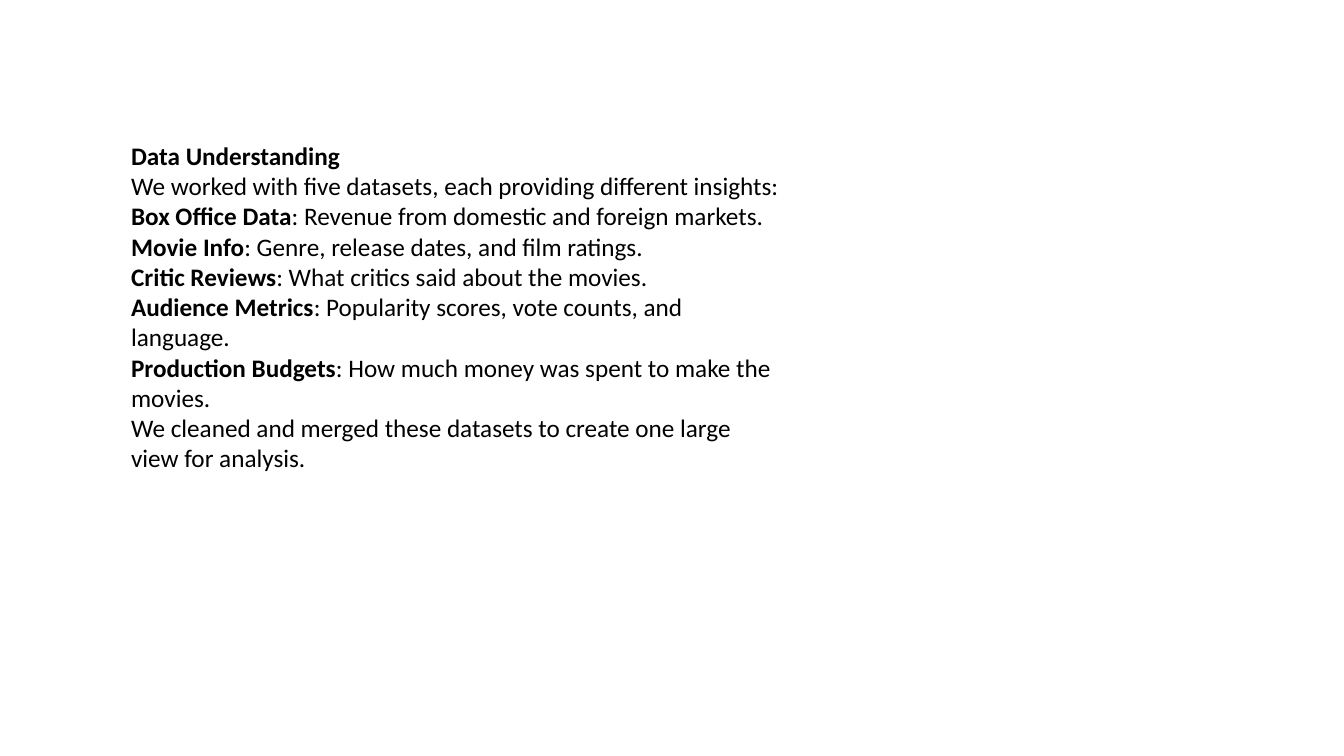
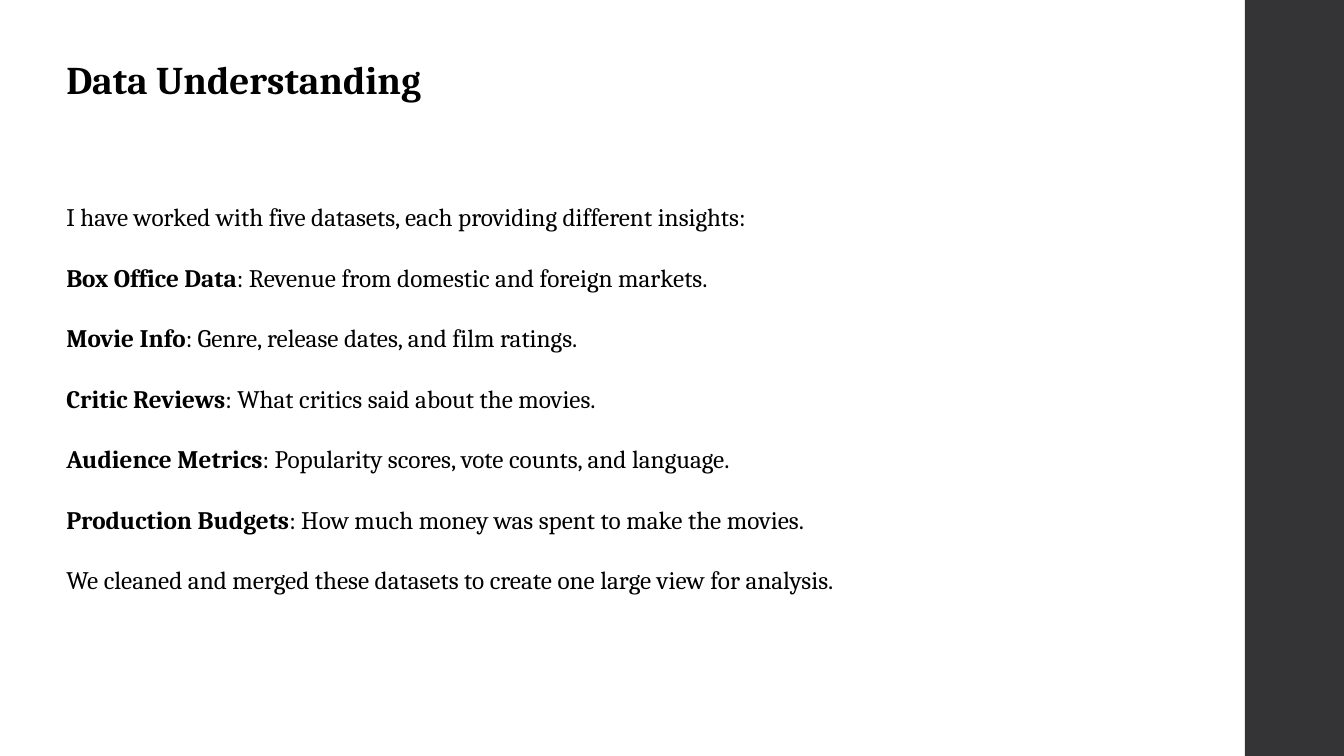
Before and after one commit to OpusDEI-cloud/dsc-phase-2-project-PT11-Grp4, a slide deck: slide 3 of Presentation.pptx. Drawn at 1344x756 pixels with LibreOffice and Linux fonts; fonts in the diff are those of the drawing. Boxes give left, top, right and bottom in pixels: in the first picture for what was removed or moved away, otherwise in the second. Text is boxed around its words. In the diff, an @@ line names an element or a change of style, - is before the commit and + after.

```diff
--- a/Presentation.pptx
+++ b/Presentation.pptx
@@ rectangle added at <box>1245,0,1344,756</box>, fill #353537 @@
@@ text added at <box>66,66,421,103</box>, 28 pt, text #000000, bold @@
+Data Understanding
@@ text "I have worked with five ...": place and size @@
-text "I have worked with five ..." at <box>131,147,778,471</box>
+text "I have worked with five ..." at <box>66,208,834,595</box>
@@ text at <box>66,208,746,232</box>: text changed; font Calibri to Cambria @@
-Data Understanding
-We worked with five datasets, each providing different insights:
+I have worked with five datasets, each providing different insights:
@@ text at <box>66,269,834,595</box>: font Calibri to Cambria in "Box Office Data: Revenue from domestic and ...", "Movie Info: Genre, release dates, and film ...", "Critic Reviews: What critics said about the ...", "Audience Metrics: Popularity scores, vote counts, and ..." and 2 more places; line spacing 1 to 2 @@
```
Also in this commit, not shown: 5 other slides changed, 3 slides added, 3 slides removed, 1 other file.
